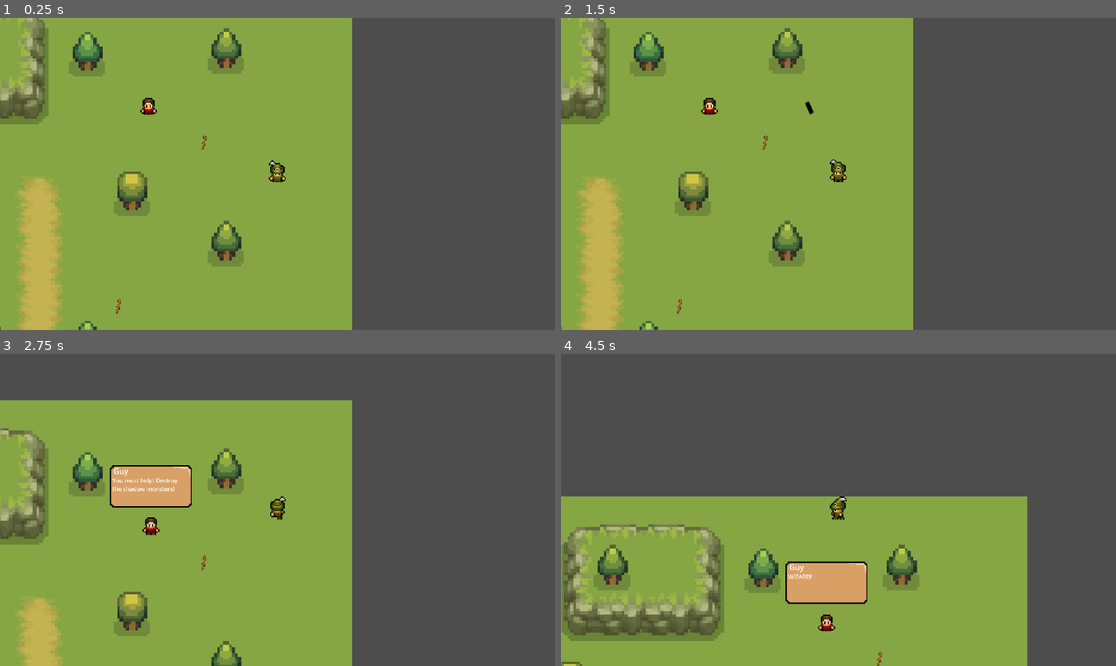
Above: before the commit, frames 1-4 (two rows, left to right).
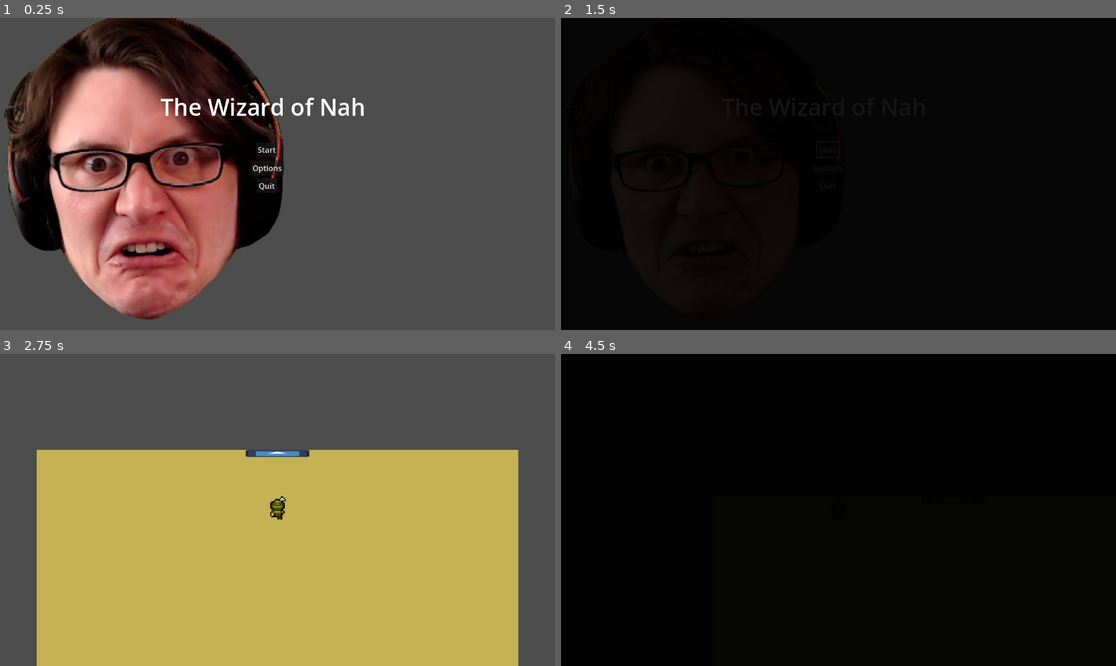
Above: after the commit, the same moments.

Repository: fusion407/GameJam_FusionGTZ
Game: Godot game, scene res://Scenes/main_menu.tscn
The game is run twice, just before and just after one commit, with the same random seed, the same clock (stepped at 60 frames per second) and the same inputs. Before the commit the project starts from res://Scenes/Game.tscn. The engine's default icon, where the game draws it, is replaced by a stand-in: a white triangle on a blue panel in a dark square.
Inputs (mouse positions are in pixels of both pictures, inside the frame that each line leads up to):
- Up to frame 1 (0.25 s): no input
- Up to frame 2 (1.5 s): click (827, 149) at 0.5 s, where only the run after the commit has a clickable "Start"; click (827, 149) at 1.25 s, where only the run after the commit has a clickable "Start"
- Up to frame 3 (2.75 s): tap Enter (ui_accept) at 2, 2.27 s; move the mouse to (249, 572) at 2.02 s; hold W (up) from 2.03 s (still down); hold F (chat) from 2.03 s (still down); tap E (e) at 2.3 s
- Up to frame 4 (4.5 s): move the mouse to (1005, 556) at 2.77 s; release F (chat) at 2.78 s; tap E (e) at 2.85 s; tap Enter (ui_accept) at 3.02 s; tap Tab (i) at 3.05, 3.6 s; tap F (chat) at 3.5, 4.35 s; move the mouse to (672, 463) at 3.52 s; release W (up) at 3.53 s; hold F (chat) 3.53-4.28 s; hold A (left) from 3.53 s (still down); move the mouse to (866, 510) at 4.27 s

The runs differ from the first frame. In frame 1, 63% of the frame differs, in the area x 0-66%, y 0-100%; in frame 2, 100%, in the area x 0-100%, y 0-100%; in frame 3, 72%; in frame 4, 100%.

Commit message:
edited main menu, added transitions between main menu and house scene. added label for NPC to indicate what button to use to interact

Diff:
--- a/Scenes/house.tscn
+++ b/Scenes/house.tscn
@@ -1,8 +1,9 @@
-[gd_scene load_steps=6 format=3 uid="uid://dk32b0y5hefod"]
+[gd_scene load_steps=7 format=3 uid="uid://dk32b0y5hefod"]
 
 [ext_resource type="Texture2D" uid="uid://cvpi02o6fp5e4" path="res://Art/environment/survivalgame-terrian-defult.png" id="1_3i80e"]
 [ext_resource type="PackedScene" uid="uid://mk8mgi4k3y8e" path="res://Scenes/player.tscn" id="2_1erbp"]
 [ext_resource type="PackedScene" uid="uid://l5gdu70e2x4s" path="res://Scenes/start_door.tscn" id="3_u620a"]
+[ext_resource type="PackedScene" uid="uid://c5kanos1vyxx1" path="res://Scenes/fade_transition.tscn" id="4_t5njv"]
 
 [sub_resource type="TileSetAtlasSource" id="TileSetAtlasSource_cm1ia"]
 texture = ExtResource("1_3i80e")
@@ -105,3 +106,7 @@
 [node name="start_door" parent="." instance=ExtResource("3_u620a")]
 position = Vector2(0, -117)
 scale = Vector2(0.602401, 0.551109)
+
+[node name="Fade_transition" parent="." instance=ExtResource("4_t5njv")]
+
+[node name="fade_timer" type="Timer" parent="Fade_transition"]
--- a/Scenes/main_menu.tscn
+++ b/Scenes/main_menu.tscn
@@ -43,6 +43,23 @@
 text = "Quit
 "
 
+[node name="NinePatchRect" type="NinePatchRect" parent="."]
+anchors_preset = -1
+anchor_top = 0.5
+anchor_right = 0.5
+anchor_bottom = 0.5
+grow_horizontal = 2
+grow_vertical = 2
+
+[node name="RichTextLabel" type="RichTextLabel" parent="NinePatchRect"]
+layout_mode = 0
+offset_left = 333.0
+offset_top = 151.0
+offset_right = 772.0
+offset_bottom = 221.0
+theme_override_font_sizes/normal_font_size = 48
+text = "The Wizard of Nah"
+
 [node name="Fade_transition" parent="." instance=ExtResource("2_ioio7")]
 visible = false
 
--- a/Scenes/npc.gd
+++ b/Scenes/npc.gd
@@ -44,13 +44,13 @@
 				dir = choose([Vector2.RIGHT, Vector2.UP, Vector2.LEFT, Vector2.DOWN])
 			MOVE:
 				move(delta)
-
-	if Input.is_action_just_pressed("chat"):
-		print("chatting with npc")
-		$Dialogue.start()
-		is_roaming = false
-		is_chatting = true
-		$AnimatedSprite2D.play("idle")
+	if 	player_in_chat_zone:
+		if Input.is_action_just_pressed("chat"):
+			print("chatting with npc")
+			$Dialogue.start()
+			is_roaming = false
+			is_chatting = true
+			$AnimatedSprite2D.play("idle")
 
 func choose(array):
 	array.shuffle()
@@ -66,11 +66,13 @@
 	if body.has_method("player"):
 		player = body
 		player_in_chat_zone = true
+		$NinePatchRect/click_f_label.visible = true
 
 
 func _on_chat_detection_area_body_exited(body):
 	if body.has_method("player"):
 		player_in_chat_zone = false
+		$NinePatchRect/click_f_label.visible = false
 
 
 func _on_timer_timeout():
--- a/Scenes/npc.tscn
+++ b/Scenes/npc.tscn
@@ -184,6 +184,23 @@
 autostart = true
 
 [node name="Dialogue" parent="." instance=ExtResource("3_dlxf5")]
+
+[node name="NinePatchRect" type="NinePatchRect" parent="."]
+offset_left = 15.0
+offset_top = -13.0
+offset_right = 55.0
+offset_bottom = 27.0
+scale = Vector2(0.8, 0.8)
+
+[node name="click_f_label" type="RichTextLabel" parent="NinePatchRect"]
+visible = false
+layout_mode = 0
+offset_left = -13.75
+offset_top = -3.75
+offset_right = 26.25
+offset_bottom = 36.25
+scale = Vector2(0.5, 0.5)
+text = "[F]"
 
 [connection signal="body_entered" from="chat_detection_area" to="." method="_on_chat_detection_area_body_entered"]
 [connection signal="body_exited" from="chat_detection_area" to="." method="_on_chat_detection_area_body_exited"]
--- a/Scenes/start_door.gd
+++ b/Scenes/start_door.gd
@@ -4,7 +4,9 @@
 
 # Called when the node enters the scene tree for the first time.
 func _ready():
-	pass # Replace with function body.
+	$Fade_transition.show()
+	$Fade_transition/fade_timer_spawn.start()
+	$Fade_transition/AnimationPlayer.play("fade_out")
 
 
 # Called every frame. 'delta' is the elapsed time since the previous frame.
@@ -24,12 +26,14 @@
 func _on_start_game_area_body_entered(body):
 	if body.has_method("player"):
 		playerOnDoor = true
+		$NinePatchRect/game_start_label.visible = true
 		print("Click F to start game.")
 
 
 func _on_start_game_area_body_exited(body):
 	if body.has_method("player"):
 		playerOnDoor = false
+		$NinePatchRect/game_start_label.visible = false
 		print("or not.....")
 
 
--- a/Scenes/start_door.tscn
+++ b/Scenes/start_door.tscn
@@ -32,8 +32,31 @@
 shape = SubResource("RectangleShape2D_ny1km")
 
 [node name="Fade_transition" parent="." instance=ExtResource("3_8usa1")]
+offset_left = -13025.0
+offset_top = 6051.78
+offset_right = -11871.0
+offset_bottom = 6700.78
 
 [node name="fade_timer" type="Timer" parent="Fade_transition"]
+
+[node name="fade_timer_spawn" type="Timer" parent="Fade_transition"]
+
+[node name="NinePatchRect" type="NinePatchRect" parent="."]
+offset_left = -20.0
+offset_top = -64.2857
+offset_right = 20.0
+offset_bottom = -24.2857
+
+[node name="game_start_label" type="RichTextLabel" parent="NinePatchRect"]
+visible = false
+layout_mode = 0
+offset_left = -29.9999
+offset_top = 25.0
+offset_right = 177.0
+offset_bottom = 61.0
+scale = Vector2(0.5, 0.5)
+theme_override_font_sizes/normal_font_size = 20
+text = "Click 'F' to start game"
 
 [connection signal="body_entered" from="start_game_area" to="." method="_on_start_game_area_body_entered"]
 [connection signal="body_exited" from="start_game_area" to="." method="_on_start_game_area_body_exited"]
--- a/Scripts/main_menu.gd
+++ b/Scripts/main_menu.gd
@@ -15,7 +15,7 @@
 
 	button_type = "options"
 	$Fade_transition.show()
-	$Fade_transition/Fade_timer.start()
+	$Fade_transition/fade_timer.start()
 	$Fade_transition/AnimationPlayer.play("fade_in")
 
 
--- a/project.godot
+++ b/project.godot
@@ -11,7 +11,7 @@
 [application]
 
 config/name="GameJam_FusionGTZ"
-run/main_scene="res://Scenes/Game.tscn"
+run/main_scene="res://Scenes/main_menu.tscn"
 config/features=PackedStringArray("4.2", "GL Compatibility")
 config/icon="res://icon.svg"
 
